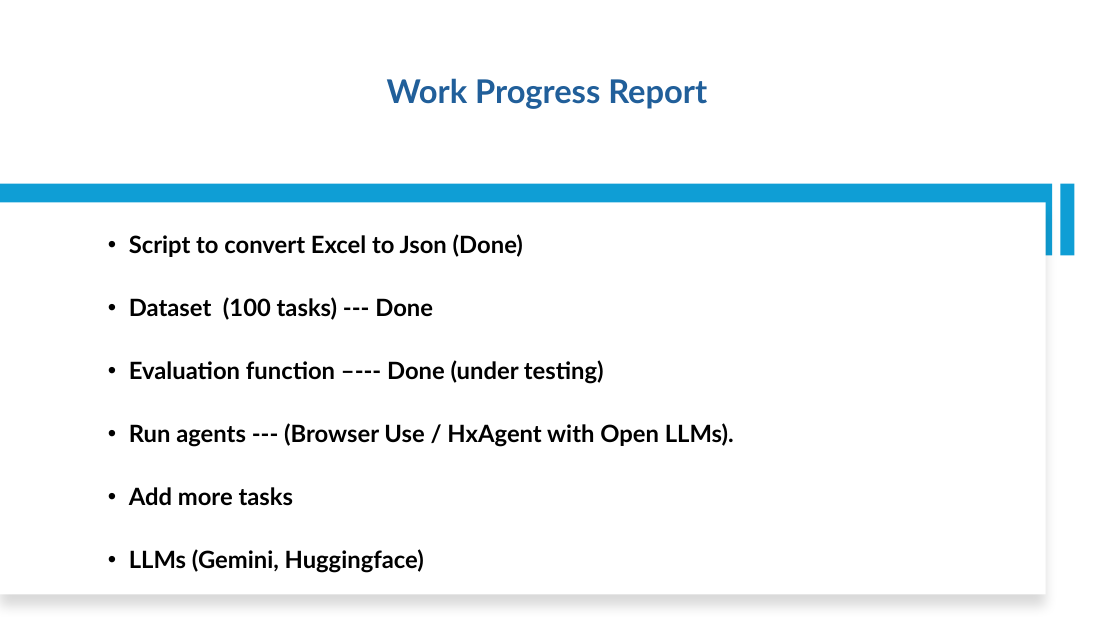
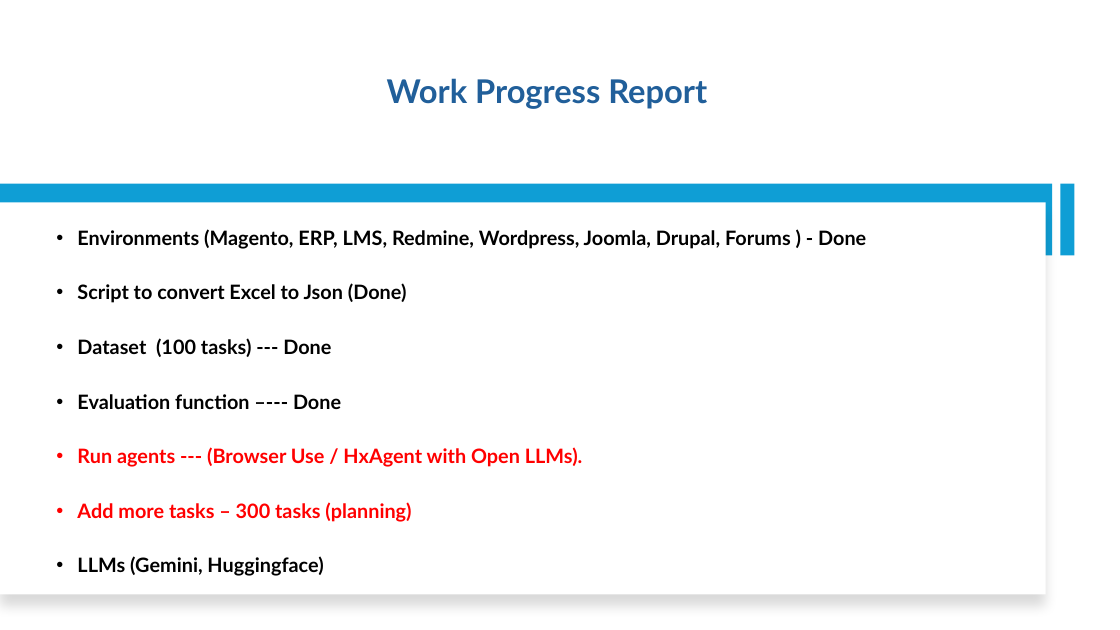
Before and after one commit to nguyennguyen6bk/web-space, a slide deck: slide 14 of Report.pptx (slide 13 before the commit). Drawn at 1120x630 pixels with LibreOffice and Linux fonts; fonts in the diff are those of the drawing. Boxes give left, top, right and bottom in pixels: in the first picture for what was removed or moved away, otherwise in the second. Text is boxed around its words. In the diff, an @@ line names an element or a change of style, - is before the commit and + after.

```diff
--- a/Report.pptx
+++ b/Report.pptx
@@ text "Environments (Magento, ERP, LMS, Redmine, ...": place and size @@
-text "Environments (Magento, ERP, LMS, Redmine, ..." at box(129, 234, 734, 573)
+text "Environments (Magento, ERP, LMS, Redmine, ..." at box(77, 229, 866, 576)
@@ text at box(77, 229, 866, 249): paragraph added @@
+• Environments (Magento, ERP, LMS, Redmine, Wordpress, Joomla, Drupal, Forums ) - Done
@@ text at box(77, 283, 583, 576): size 20.4 to 17.1 pt in "Script to convert Excel to Json (Done)", "Dataset (100 tasks) --- Done", "Run agents --- (Browser Use / HxAgent ...", "LLMs (Gemini, Huggingface)"; text colour #000000 to #FF0000 in "Run agents --- (Browser Use / HxAgent ..." @@
@@ text at box(77, 394, 341, 409): text changed; size 20.4 to 17.1 pt @@
-• Evaluation function –--- Done (under testing)
+• Evaluation function –--- Done
@@ text at box(77, 502, 411, 522): text changed; size 20.4 to 17.1 pt; text colour #000000 to #FF0000 @@
-• Add more tasks
+• Add more tasks – 300 tasks (planning)
```
Also in this commit, not shown: 2 other slides changed, 32 other files.
